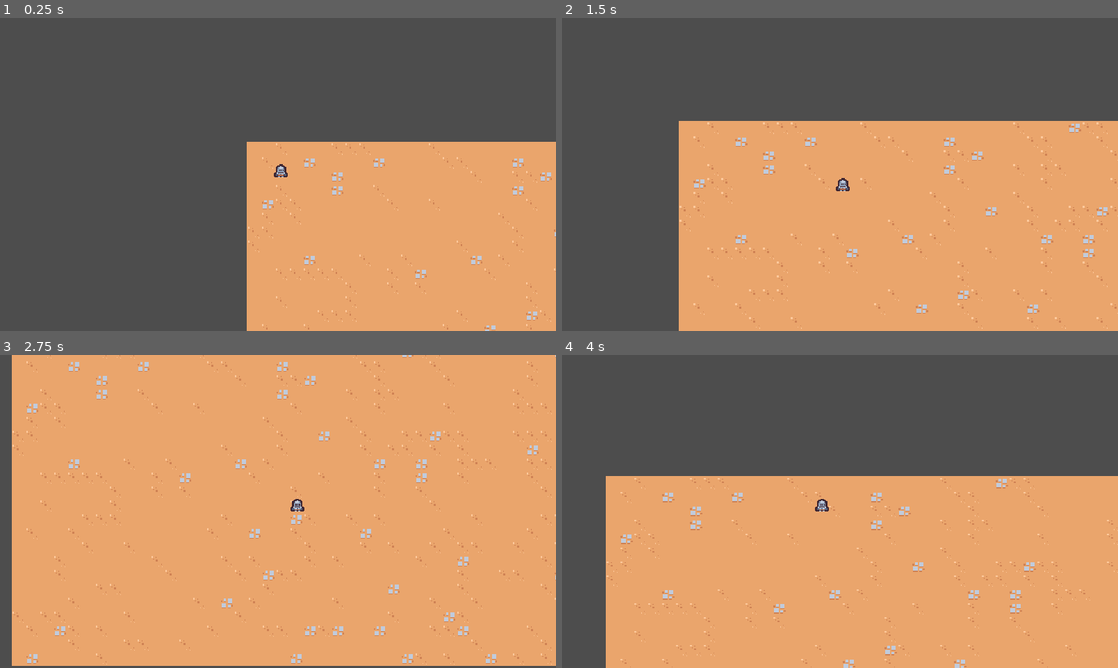
Above: before the commit, frames 1-4 (two rows, left to right).
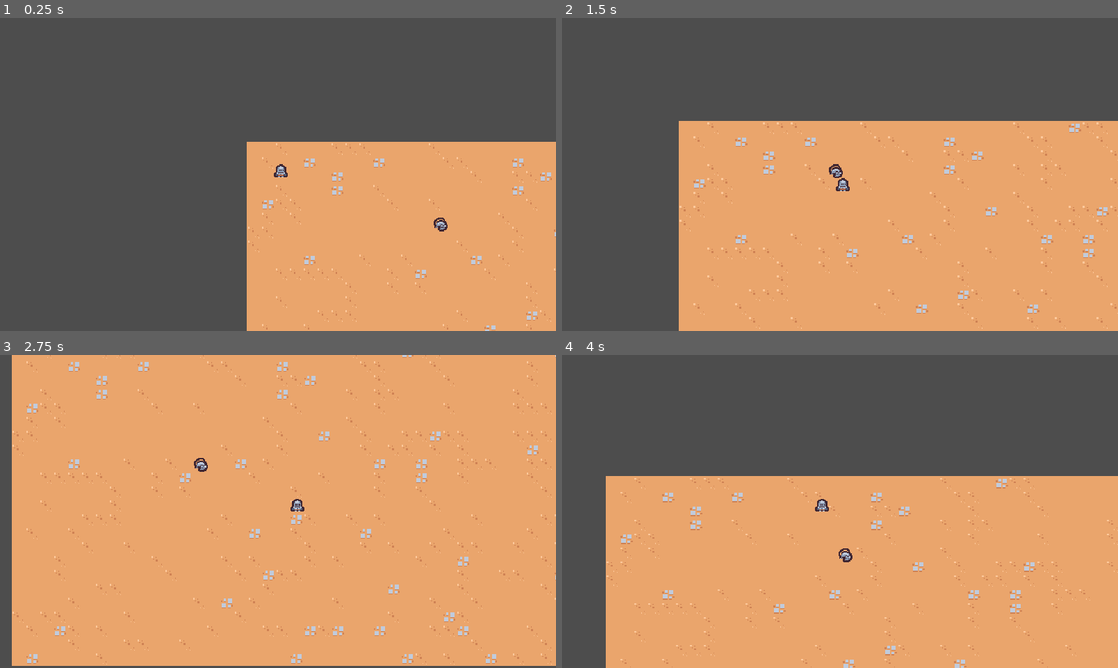
Above: after the commit, the same moments.

Repository: afarber/2DSurvivorsCourse
Game: Godot game, scene res://scenes/main/main.tscn
The game is run twice, just before and just after one commit, with the same random seed, the same clock (stepped at 60 frames per second) and the same inputs.
Inputs:
- Up to frame 1 (0.25 s): no input
- Up to frame 2 (1.5 s): hold D (move_right) 0.53-1.28 s; hold S (move_down) from 1.28 s (still down)
- Up to frame 3 (2.75 s): release S (move_down) at 2.03 s; hold D (move_right) from 2.03 s (still down)
- Up to frame 4 (4 s): release D (move_right) at 2.78 s; hold W (move_up) 2.78-3.53 s; hold A (move_left) from 3.53 s (still down)

The runs differ from the first frame. In frame 1, less than 0.1% of the frame differs, in the area x 78-81%, y 63-69%; in frame 2, less than 0.1%, in the area x 48-51%, y 46-52%; in frame 3, less than 0.1%; in frame 4, less than 0.1%.

Commit message:
Add rat enemy

Diff:
--- /dev/null
+++ b/scenes/basic_enemy/basic_enemy.gd
@@ -0,0 +1,21 @@
+extends CharacterBody2D
+
+
+const MAX_SPEED = 75
+
+
+# Called when the node enters the scene tree for the first time.
+func _ready():
+	pass
+
+
+# Called every frame. 'delta' is the elapsed time since the previous frame.
+func _process(delta):
+	var direction = get_direction_to_player()
+	velocity = direction * MAX_SPEED
+	move_and_slide()
+
+
+func get_direction_to_player():
+	var player_node = get_tree().get_first_node_in_group("player") as Node2D
+	return (player_node.global_position - global_position).normalized() if player_node != null else Vector2.ZERO
--- /dev/null
+++ b/scenes/basic_enemy/basic_enemy.tscn
@@ -0,0 +1,18 @@
+[gd_scene load_steps=4 format=3 uid="uid://drwbd0nyc1vst"]
+
+[ext_resource type="Script" path="res://scenes/basic_enemy/basic_enemy.gd" id="1_qsune"]
+[ext_resource type="Texture2D" uid="uid://dphum7ah0rb5i" path="res://scenes/basic_enemy/basic_enemy.png" id="1_st8f2"]
+
+[sub_resource type="CircleShape2D" id="CircleShape2D_cxitm"]
+radius = 5.0
+
+[node name="BasicEnemy" type="CharacterBody2D"]
+script = ExtResource("1_qsune")
+
+[node name="Sprite2D" type="Sprite2D" parent="."]
+texture = ExtResource("1_st8f2")
+offset = Vector2(2.08165e-12, -4)
+
+[node name="CollisionShape2D" type="CollisionShape2D" parent="."]
+position = Vector2(0, -5)
+shape = SubResource("CircleShape2D_cxitm")
--- a/scenes/main/main.tscn
+++ b/scenes/main/main.tscn
@@ -1,8 +1,9 @@
-[gd_scene load_steps=4 format=3 uid="uid://bgwvbs1b7wdl7"]
+[gd_scene load_steps=5 format=3 uid="uid://bgwvbs1b7wdl7"]
 
 [ext_resource type="PackedScene" uid="uid://dmyld1mxq52xc" path="res://scenes/player/player.tscn" id="1_4smb3"]
 [ext_resource type="TileSet" uid="uid://dtj0uxtkb1orx" path="res://resources/tileset.tres" id="1_ehdd8"]
 [ext_resource type="PackedScene" uid="uid://b36xokemfj8hx" path="res://scenes/game_camera/game_camera.tscn" id="1_h8e4w"]
+[ext_resource type="PackedScene" uid="uid://drwbd0nyc1vst" path="res://scenes/basic_enemy/basic_enemy.tscn" id="4_jikdg"]
 
 [node name="Main" type="Node"]
 
@@ -15,3 +16,8 @@
 
 [node name="Player" parent="." instance=ExtResource("1_4smb3")]
 position = Vector2(39, 41)
+collision_layer = 0
+
+[node name="BasicEnemy" parent="." instance=ExtResource("4_jikdg")]
+position = Vector2(241, 104)
+collision_layer = 0
Binary file added: scenes/basic_enemy/basic_enemy.png
Not shown, added: scenes/basic_enemy/basic_enemy.png.import
